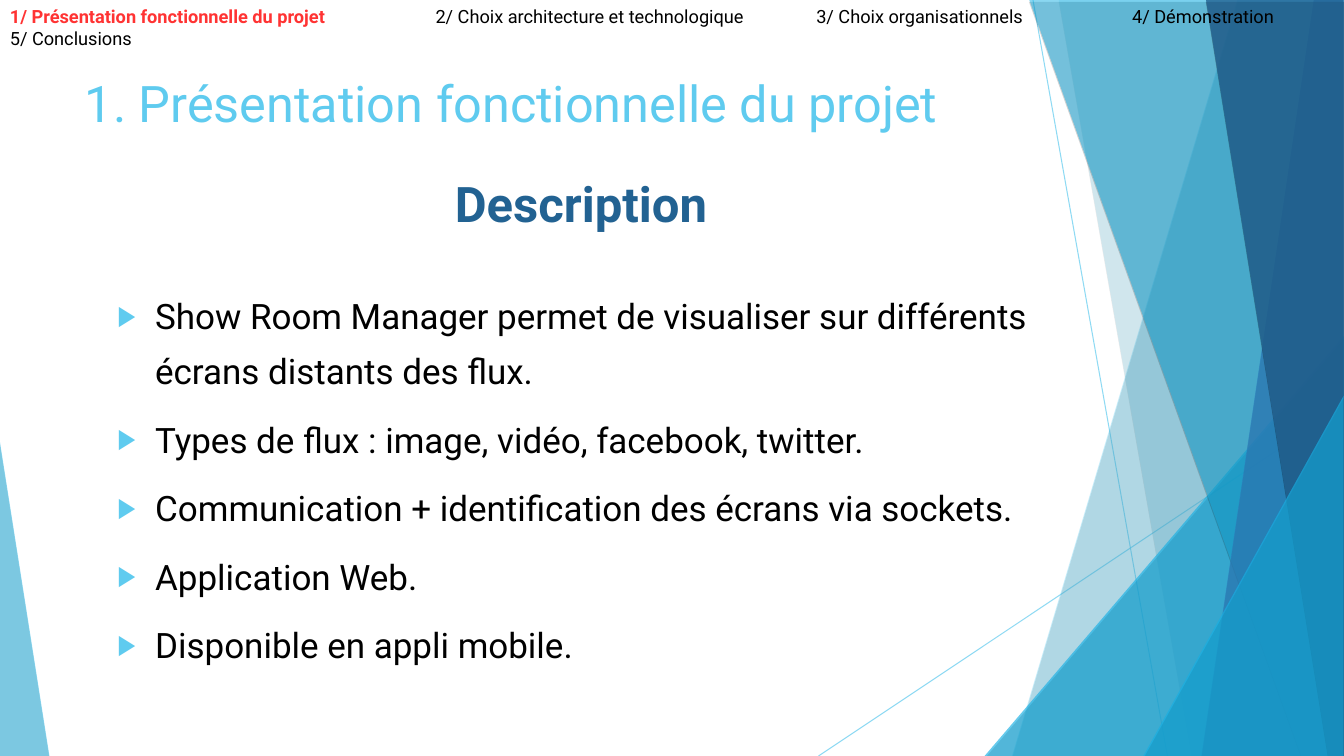
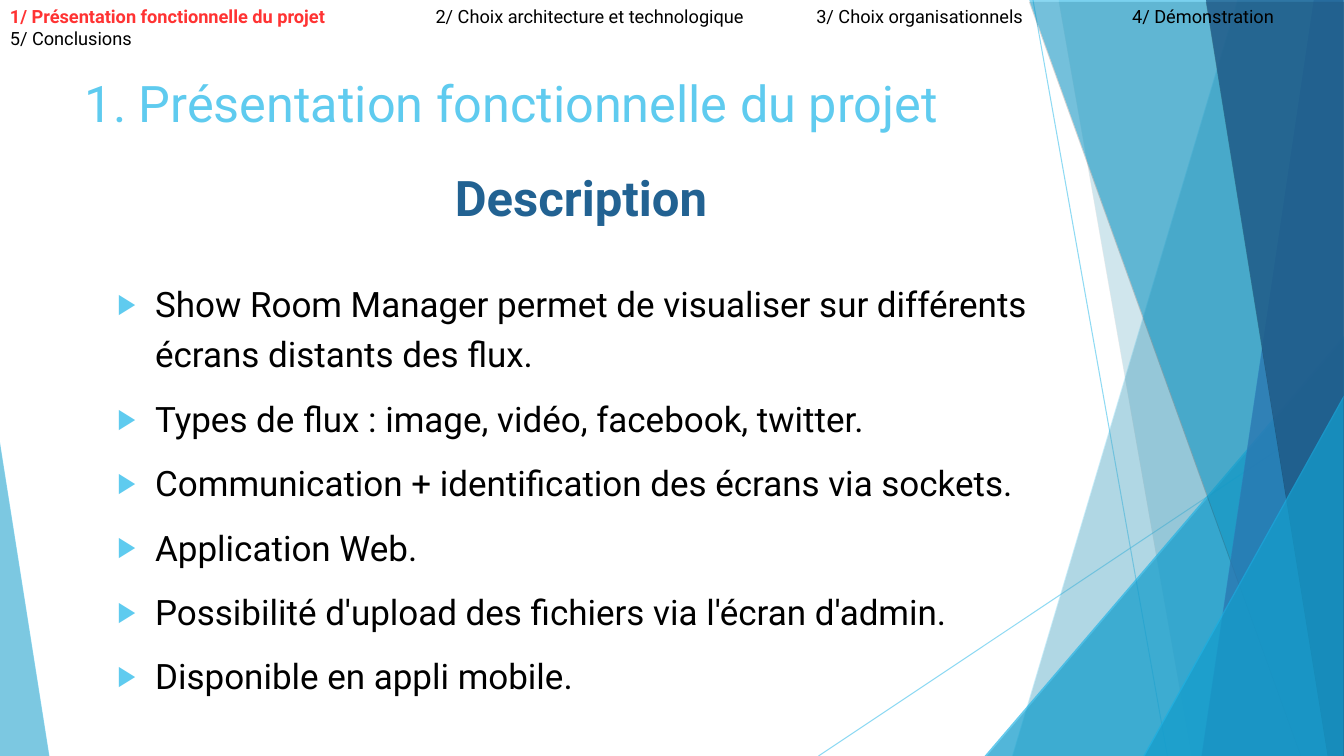
Before and after one commit to ComeBurguburu/AmbianceShowRoom, a slide deck: slide 3 of docs/Presentation orale.odp. Drawn at 1344x756 pixels with LibreOffice and Linux fonts; fonts in the diff are those of the drawing. Boxes give left, top, right and bottom in pixels: in the first picture for what was removed or moved away, otherwise in the second. Text is boxed around its words. In the diff, an @@ line names an element or a change of style, - is before the commit and + after.

```diff
--- a/docs/Presentation orale.odp
+++ b/docs/Presentation orale.odp
@@ text at (155,180,1027,696): line spacing 1 to 0.9; line spacing 1.3 to 1.2 @@
@@ text at (155,598,946,632): paragraph added @@
+▶ Possibilité d'upload des fichiers via l'écran d'admin.
```
Also in this commit, not shown: 3 other slides changed, 1 slide added, 2 other files.
